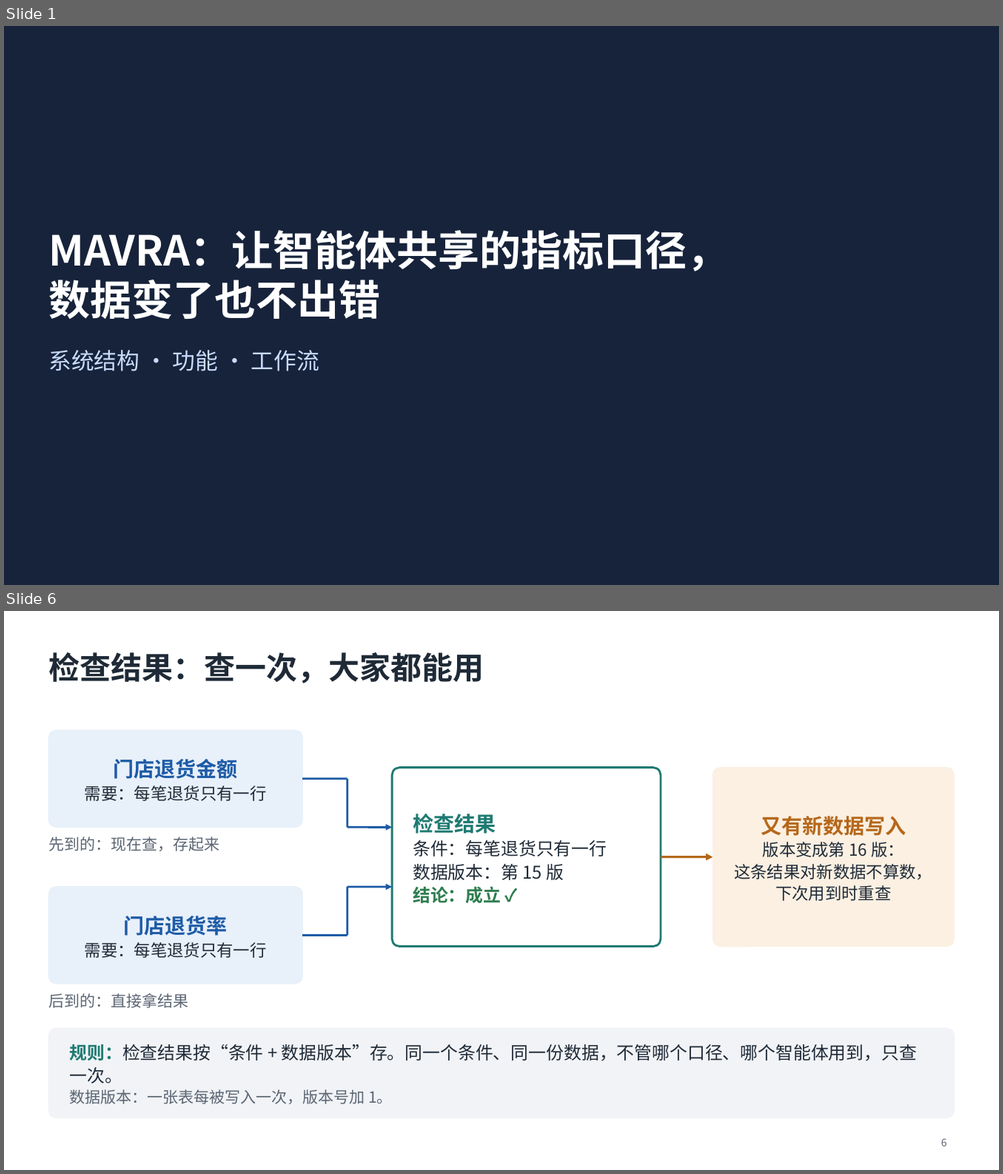
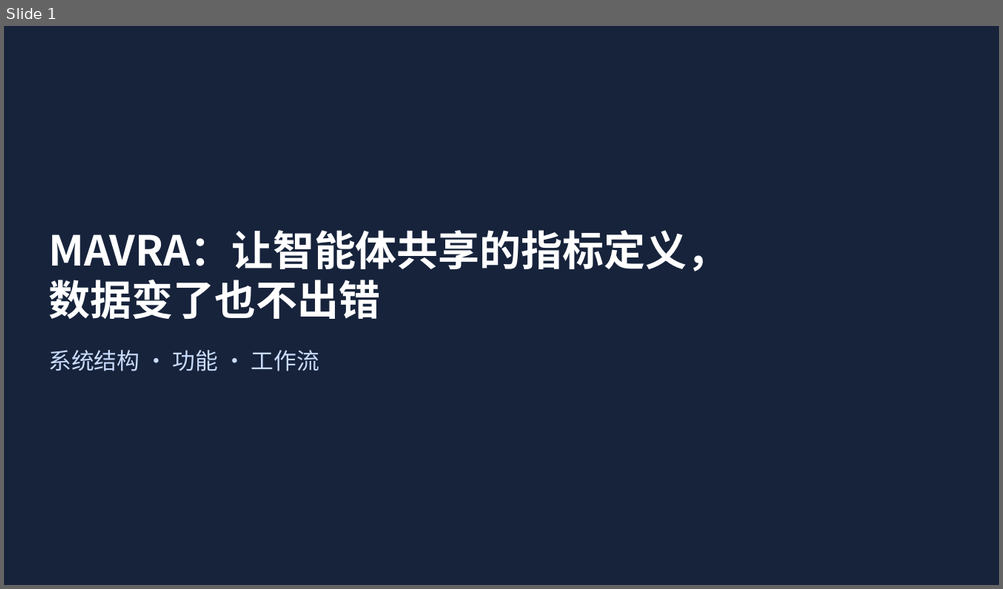
Before and after one commit to mmmttt000045/agent4db-adapter, a slide deck: docs/mavra-system.pptx. Shown one above the other, each under a label of ours: slides 1 and 6 before the commit, slide 1 after it; the slides between them are not shown. The pictures are 1003x1174 and 1003x589 pixels, drawn with LibreOffice and Linux fonts; fonts in the diff are those of the drawing. Boxes give left, top, right and bottom in pixels: in the first picture for what was removed or moved away, otherwise in the second. Text is boxed around its words. In the diff, an @@ line names an element or a change of style, - is before the commit and + after.

```diff
--- a/docs/mavra-system.pptx
+++ b/docs/mavra-system.pptx
@@ slide 6 removed at box(4, 611, 999, 1170), background #FFFFFF @@
@@ title removed at box(48, 652, 484, 684) @@
-检查结果：查一次，大家都能用
@@ rounded rectangle removed at box(48, 730, 302, 827) @@
-门店退货金额
-需要：每笔退货只有一行
@@ line removed from (302, 779) to (347, 779) @@
@@ line removed from (347, 779) to (347, 827) @@
@@ rounded rectangle removed at box(392, 768, 660, 947) @@
-检查结果
-条件：每笔退货只有一行
-数据版本：第 15 版
-结论：成立 ✓
@@ rounded rectangle removed at box(713, 768, 954, 947) @@
-又有新数据写入
-版本变成第 16 版：
-这条结果对新数据不算数，
-下次用到时重查
@@ arrow removed from (347, 827) to (392, 827) @@
@@ text removed at box(48, 837, 219, 851) @@
-先到的：现在查，存起来
@@ arrow removed from (660, 857) to (713, 857) @@
@@ rounded rectangle removed at box(48, 887, 302, 984) @@
-门店退货率
-需要：每笔退货只有一行
@@ line removed from (347, 936) to (347, 887) @@
@@ arrow removed from (347, 887) to (392, 887) @@
@@ line removed from (302, 936) to (347, 936) @@
@@ text removed at box(48, 994, 188, 1008) @@
-后到的：直接拿结果
@@ rounded rectangle removed at box(48, 1029, 954, 1119) @@
-规则：检查结果按“条件 + 数据版本”存。同一个条件、同一份数据，不管哪个口径、哪个智能体用到，只查一次。
-数据版本：一张表每被写入一次，版本号加 1。
@@ page number removed at box(941, 1139, 947, 1147) @@
-6
@@ slide 1 changed as well @@
@@ title at box(48, 230, 728, 272): text changed @@
-MAVRA：让智能体共享的指标口径，
+MAVRA：让智能体共享的指标定义，
```
Also in this commit, not shown: 1 other slide changed, 4 slides added, 7 other slides removed, 21 other files.
